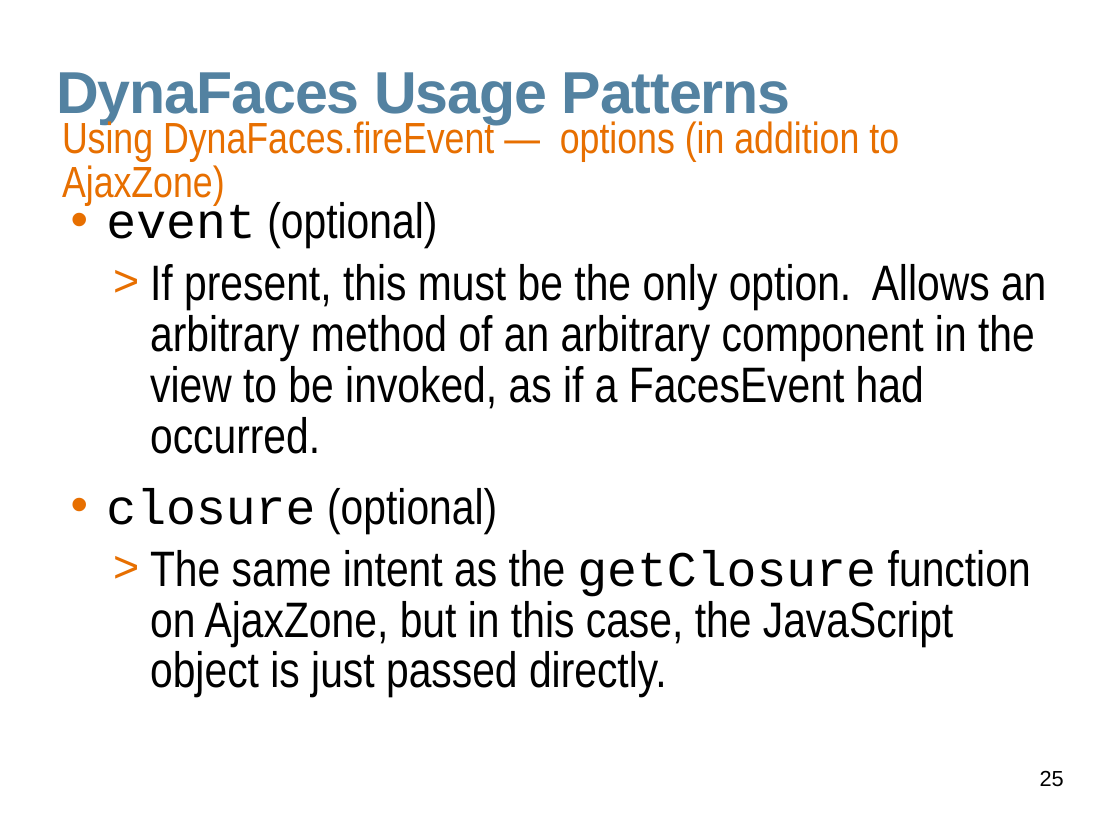
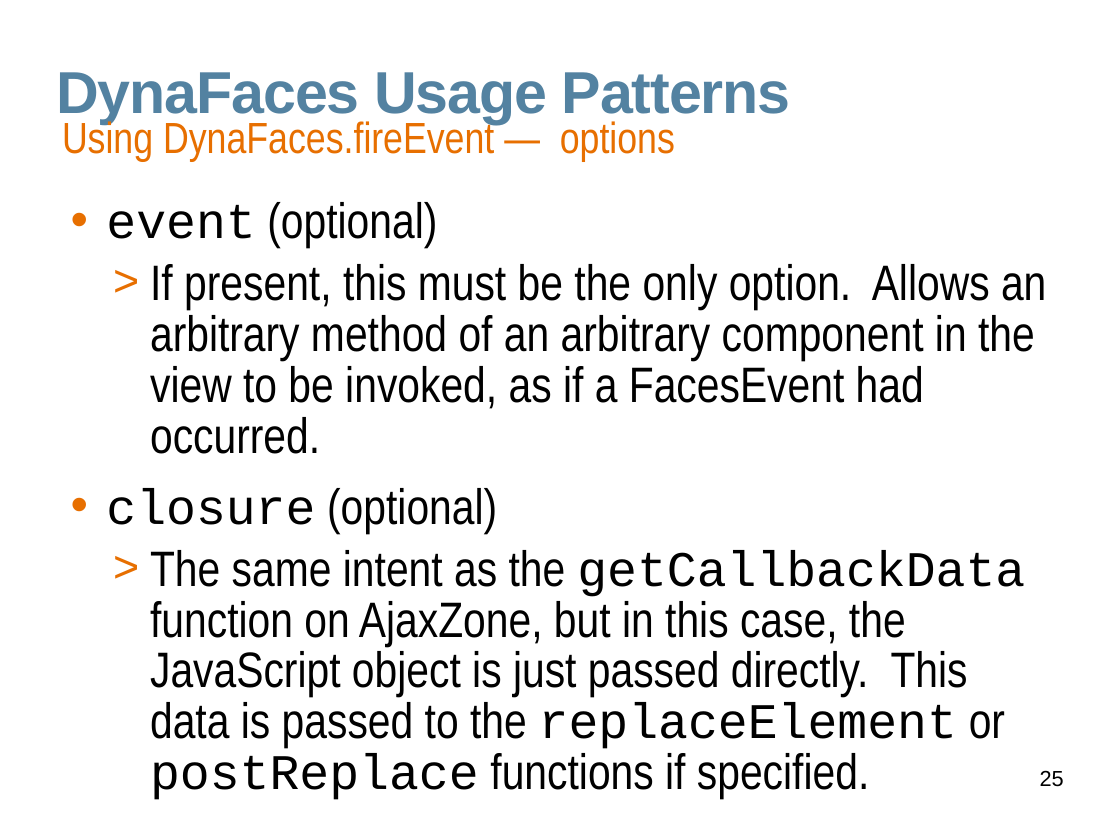
Before and after one commit to javaee/javaserverfaces-extensions, a slide deck: slide 25 of www/slides/dynafaces-advanced.odp. Drawn at 1120x840 pixels with LibreOffice and Linux fonts; fonts in the diff are those of the drawing; background and template pictures are left out. Boxes give left, top, right and bottom in pixels: in the first picture for what was removed or moved away, otherwise in the second. Text is boxed around its words. In the diff, an @@ line names an element or a change of style, - is before the commit and + after.

Commit message:
rename closure in some places

```diff
--- a/www/slides/dynafaces-advanced.odp
+++ b/www/slides/dynafaces-advanced.odp
@@ text at [62,117,675,161]: text changed @@
-Using DynaFaces.fireEvent — options (in addition to AjaxZone)
+Using DynaFaces.fireEvent — options
@@ text at [150,550,1025,800]: text changed @@
-  > The same intent as the getClosure function on AjaxZone, but in this case, the JavaScript object is just passed directly.
+  > The same intent as the getCallbackData function on AjaxZone, but in this case, the JavaScript object is just passed directly. This data is passed to the replaceElement or postReplace functions if specified.
```
Also in this commit, not shown: 2 other slides changed, 1 other file.
